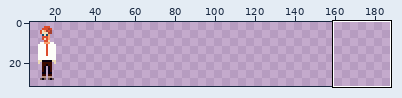
A sprite sheet gets an edit: Assets/Art/Trader_NPC/npc_stand_1.png. The picture above shows the old version from afar; the outline marks the close-up.
Close-up. Before:
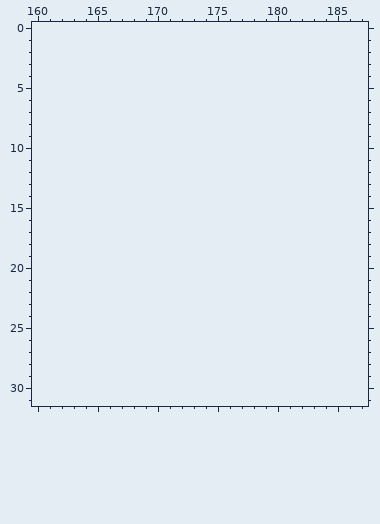
The file is 32x32 pixels. Shown: x 160..187, y 0..31. The old version is drawn lined up with the new one, on the new canvas. The wide view leaves out empty margins. The commit also changed other parts of the picture, which this record leaves out.
Now the later version:
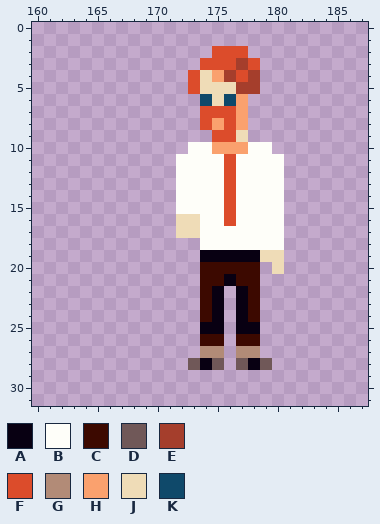
Palette (. is transparent): A #080012  B #fefef9  C #3c0900  D #705858  E #a53e2c  F #dc4c2b  G #b28b77  H #faa16e  J #efdcb7  K #0f496a
Difference:
canvas 32x32 -> 192x32
Colour A now appears in row 19 at x 174 to 178; in row 21 at x 176; in rows 22 to 24 at x 175 and 177; in row 25 at x 174 to 175 and 177 to 178; in row 28 at x 174 and 178.
Colour B now appears in row 10 at x 173 to 174 and 178 to 179; in rows 11 to 15 at x 172 to 175 and 177 to 180; in row 16 at x 174 to 175 and 177 to 180; in rows 17 to 18 at x 174 to 180.
Colour C now appears in row 20 at x 174 to 178; in row 21 at x 174 to 175 and 177 to 178; in rows 22 to 24 at x 174 and 178; in row 26 at x 174 to 175 and 177 to 178.
Colour D now appears in row 28 at x 173, 175, 177 and 179.
Colour E now appears in row 3 at x 177; in row 4 at x 176 and 178; in row 5 at x 177 to 178.
Colour F now appears in row 2 at x 175 to 177; in row 3 at x 174 to 176 and 178; in row 4 at x 173 and 177; in row 5 at x 173; in row 7 at x 174 to 176; in row 8 at x 174 and 176.
Colour F now appears in row 9 at x 175 to 176; in rows 11 to 16 at x 176.
Colour G now appears in row 27 at x 174 to 175 and 177 to 178.
Colour H now appears in row 4 at x 175; in rows 6 to 7 at x 177; in row 8 at x 175 and 177; in row 10 at x 175 to 177.
Colour J now appears in row 4 at x 174; in row 5 at x 174 to 176; in row 6 at x 175; in row 9 at x 177; in rows 16 to 17 at x 172 to 173; in row 19 at x 179 to 180.
Colour J now appears in row 20 at x 180.
Colour K now appears in row 6 at x 174 and 176.
Where, in picture pixels (left, top, right, bottom), the same in both close-ups:
added: (176, 46, 284, 370)
